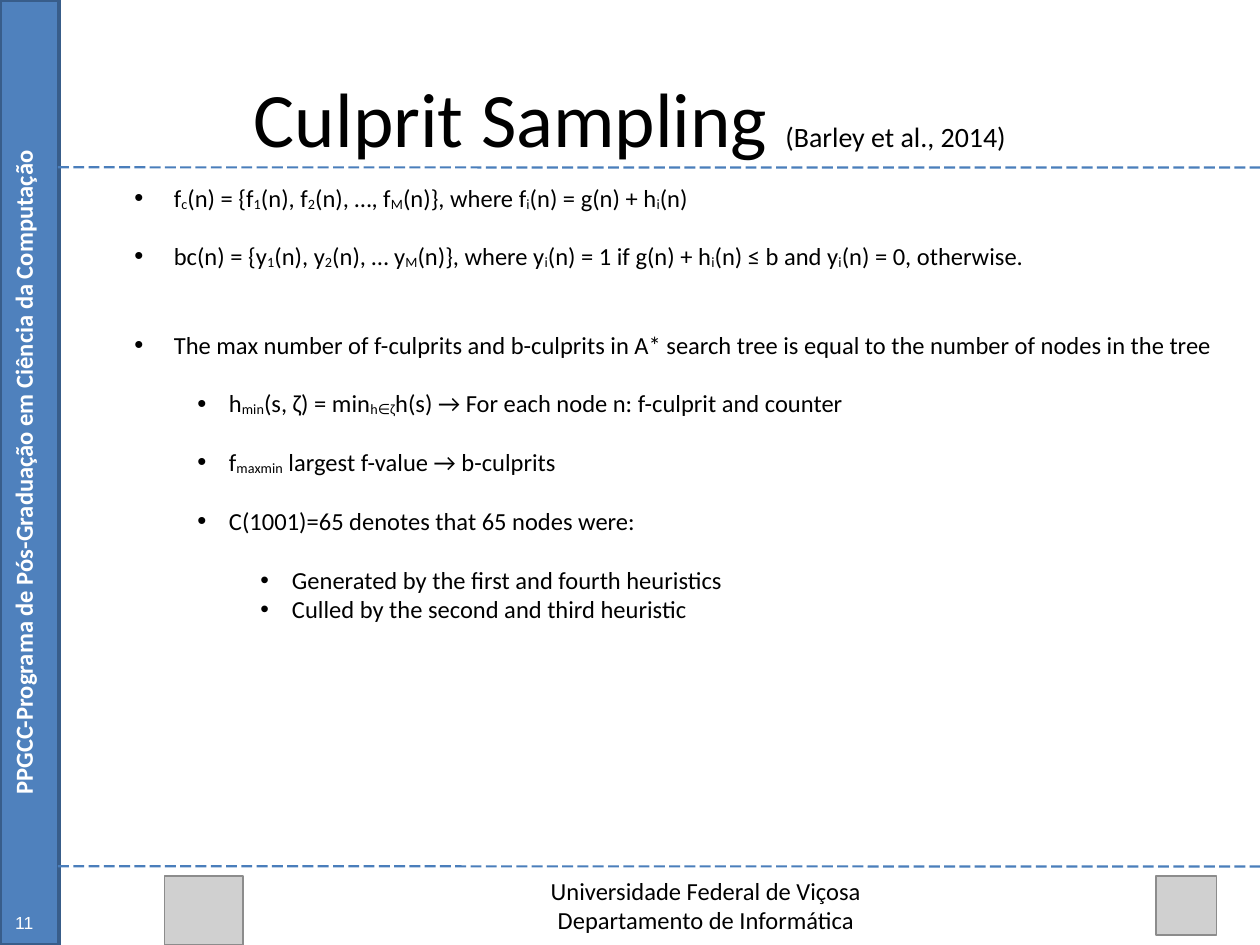
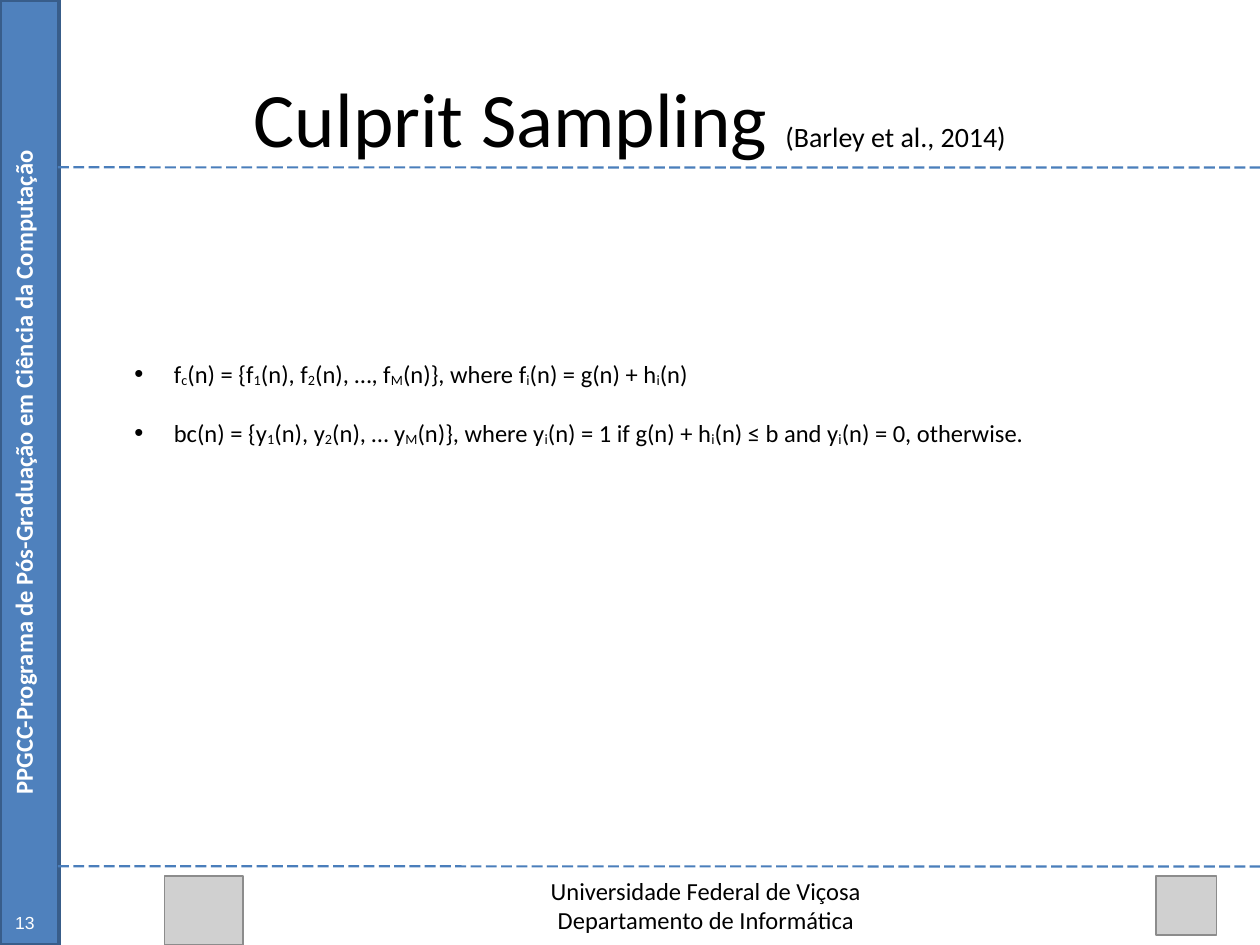
Before and after one commit to Marvinsky/research-marvin, a slide deck: slide 47 of latex/odp/dissertation_v4.odp. Drawn at 1260x945 pixels with LibreOffice and Linux fonts; fonts in the diff are those of the drawing; grey boxes stand for pictures. Boxes give left, top, right and bottom in pixels: in the first picture for what was removed or moved away, otherwise in the second. Text is boxed around its words. In the diff, an @@ line names an element or a change of style, - is before the commit and + after.

```diff
--- a/latex/odp/dissertation_v4.odp
+++ b/latex/odp/dissertation_v4.odp
@@ text at [174, 336, 1211, 622]: paragraphs removed @@
-  • The max number of f-culprits and b-culprits in A* search tree is equal to the number of nodes in the tree
-    • hmin(s, ζ) = minh∈ζh(s) → For each node n: f-culprit and counter
-    • fmaxmin largest f-value → b-culprits
-    • C(1001)=65 denotes that 65 nodes were:
-      • Generated by the first and fourth heuristics
-      • Culled by the second and third heuristic
@@ text at [15, 917, 34, 929]: text changed @@
-11
+13
```
Also in this commit, not shown: 52 other slides changed, 7 slides added.
